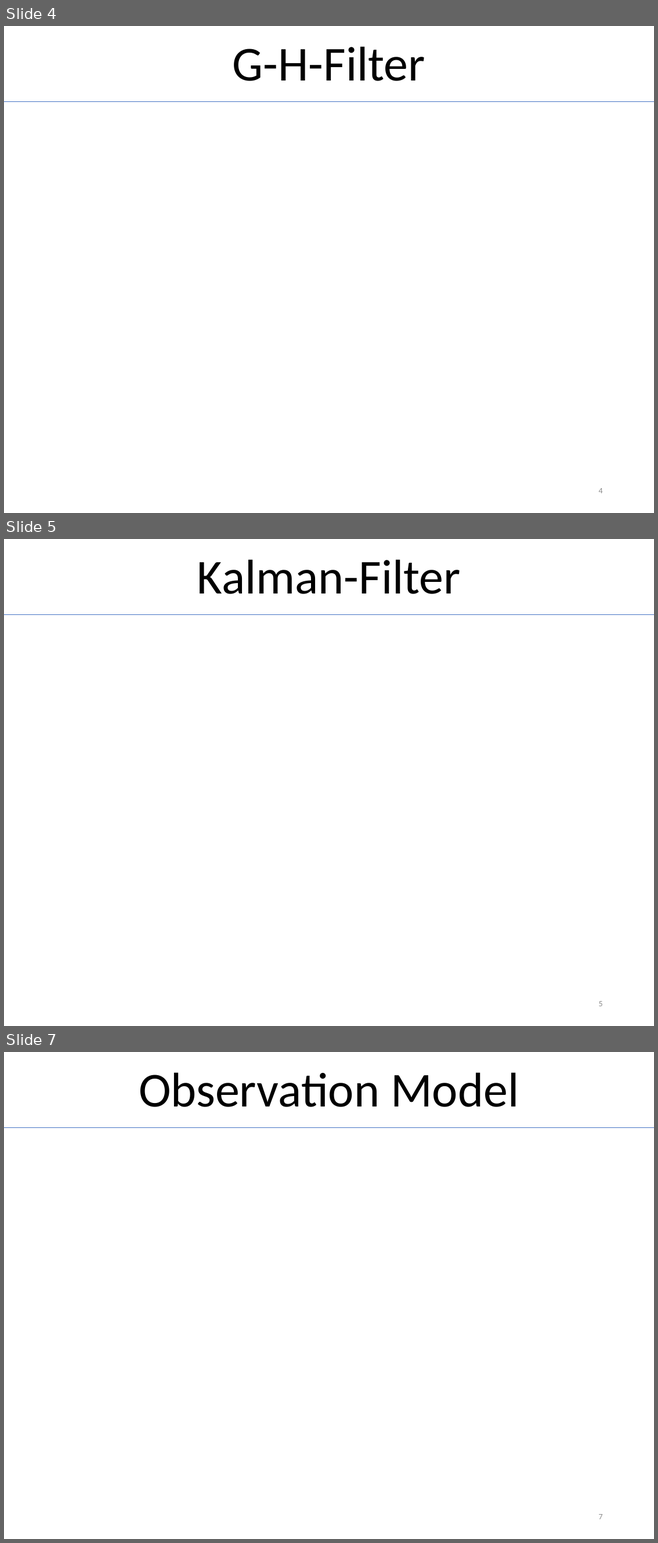
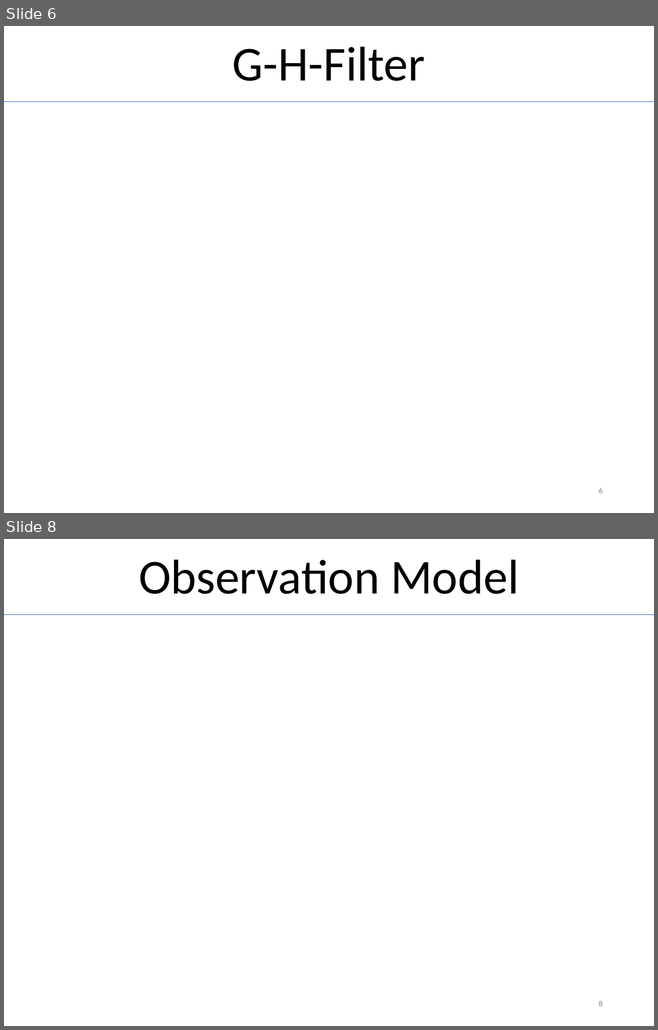
Before and after one commit to MichiHo/flocking, a slide deck: vortrag/ba_seminar_presentation.pptx. Shown one above the other, each under a label of ours: slides 4, 5 and 7 before the commit, slides 6 and 8 after it; the slides between them are not shown. The pictures are 658x1543 and 658x1030 pixels, drawn with LibreOffice and Linux fonts; fonts in the diff are those of the drawing; grey boxes stand for pictures. Boxes give left, top, right and bottom in pixels: in the first picture for what was removed or moved away, otherwise in the second. Text is boxed around its words. In the diff, an @@ line names an element or a change of style, - is before the commit and + after.

```diff
--- a/vortrag/ba_seminar_presentation.pptx
+++ b/vortrag/ba_seminar_presentation.pptx
@@ slide 5 removed at bbox=[4, 539, 654, 1026], background #FFFFFF @@
@@ title removed at bbox=[197, 559, 460, 594] @@
-Kalman-Filter
@@ line removed from (4, 614) to (654, 614) @@
@@ page number removed at bbox=[598, 1001, 603, 1006] @@
-5
@@ what was slide 4 is now slide 6 @@
@@ page number at bbox=[598, 488, 603, 493]: text changed @@
-4
+6
@@ what was slide 7 is now slide 8 @@
@@ page number at bbox=[598, 1001, 603, 1006]: text changed @@
-7
+8
```
Also in this commit, not shown: 2 slides changed, 4 slides added, 7 other files.
